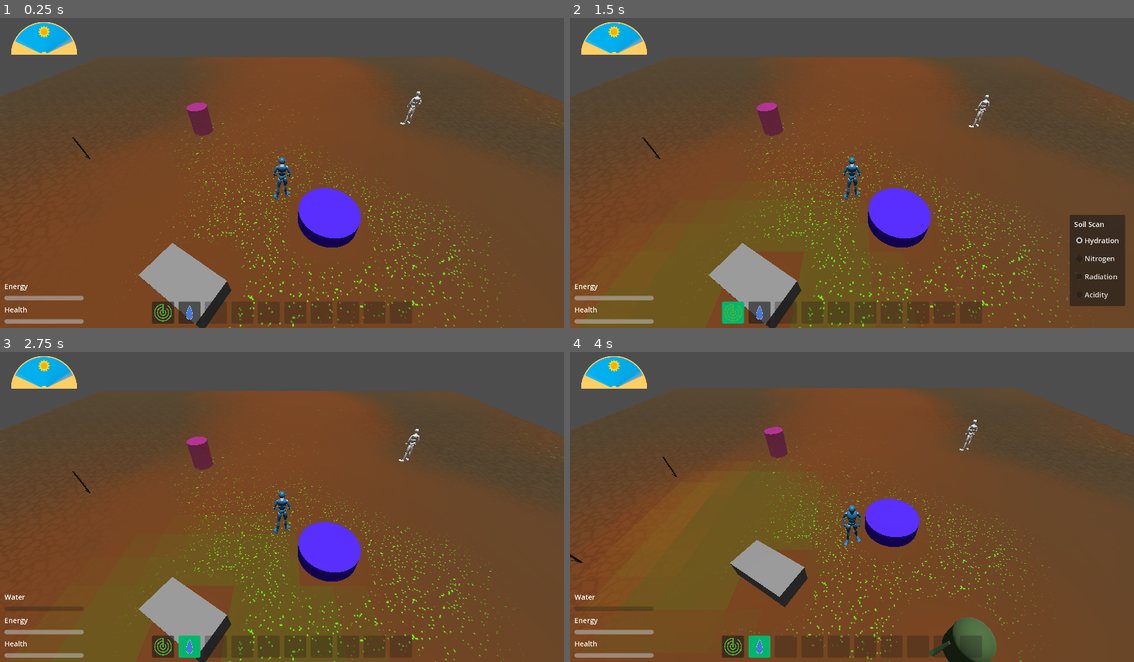
Above: before the commit, frames 1-4 (two rows, left to right).
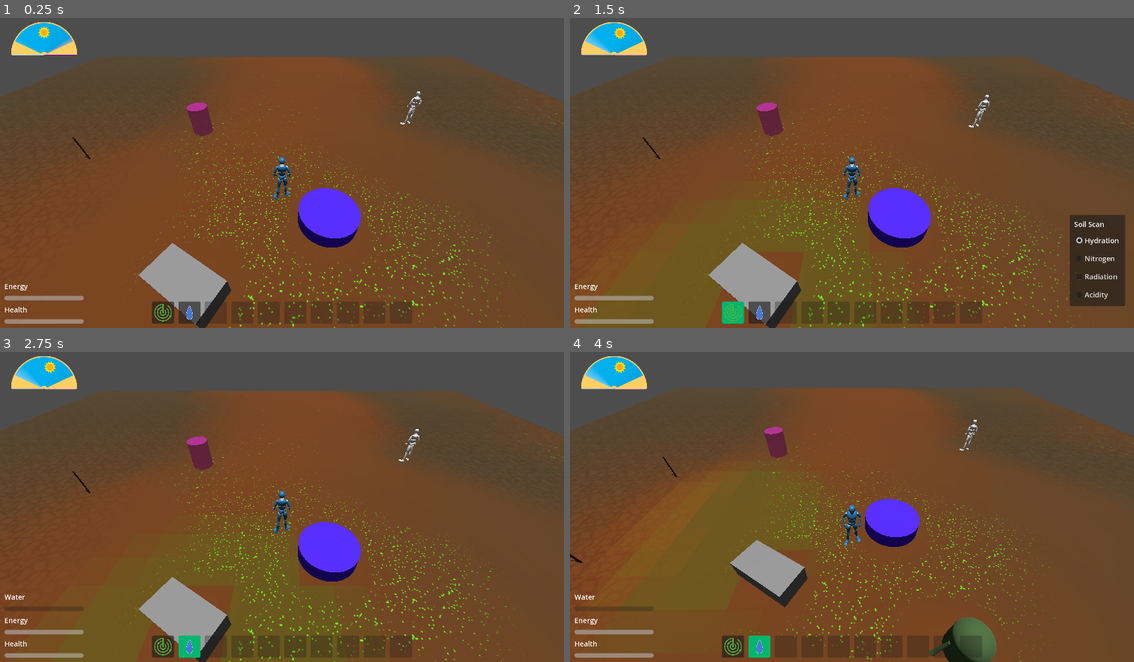
Above: after the commit, the same moments.

Repository: CapsCollective/sunflower
Game: Godot game, scene res://assets/common/scenes/game_world.tscn
Two runs of this game, one before a commit and one after it. Both use one fixed random seed, a clock stepped at 60 frames per second and the inputs below.
Inputs (mouse positions are in pixels of both pictures, inside the frame that each line leads up to):
- Up to frame 1 (0.25 s): no input
- Up to frame 2 (1.5 s): click (615, 39) at 0.52 s; click (733, 312) at 1.25 s
- Up to frame 3 (2.75 s): click (191, 646) at 2.02 s
- Up to frame 4 (4 s): tap Enter at 2.75 s; move the mouse to (976, 488) at 2.77 s; press the mouse at (976, 488) at 2.78 s; hold D (move_right) 2.78-3.53 s; tap Space at 3.5 s; move the mouse to (739, 519) at 3.52 s; release the mouse at (739, 519) at 3.53 s; hold S (move_back) from 3.53 s (still down); click (739, 519) at 3.6 s

The runs differ from the first frame. In frame 1, less than 0.1% of the frame differs, in the area x 2-14%, y 1-13%; in frame 2, 0.3%; in frame 3, 0.3%; in frame 4, 0.3%.

Commit message:
Fix crop decay logic

Diff:
--- a/assets/actions/scripts/character_action_harvest_crop.gd
+++ b/assets/actions/scripts/character_action_harvest_crop.gd
@@ -10,13 +10,15 @@
 	var cell = crop_to_harvest.grid_cell
 	var seed_id = crops[cell].seed_id
 	var crop_details = GameManager.crops_dt.get_row(seed_id)
-	if not GameManager.is_crop_dead(GameManager.current_zone.id, cell) or seed_id == "weed":
+	if not GameManager.is_crop_dead(GameManager.current_zone.id, cell):
 		if GameManager.items_dt.has(seed_id):
-			GameManager.change_item_count(seed_id, RandomNumberGenerator.new().randi_range(1,2))
+			GameManager.change_item_count(seed_id, RandomNumberGenerator.new().randi_range(1,3))
 		if GameManager.items_dt.has(crop_details.crop_id):
 			GameManager.change_item_count(crop_details.crop_id, 1)
-	elif GameManager.items_dt.has(seed_id) and GameManager.get_item_count(seed_id) <= 2:
-		GameManager.change_item_count(seed_id, 1)
+	else:
+		GameManager.change_item_count("organic_waste", 1)
+		if GameManager.items_dt.has(seed_id) and GameManager.get_item_count(seed_id) <= 2:
+			GameManager.change_item_count(seed_id, 1)
 	crops.erase(cell)
 	crop_to_harvest.queue_free()
 	GameManager.change_energy(-5)
--- a/assets/common/scripts/game_manager.gd
+++ b/assets/common/scripts/game_manager.gd
@@ -7,7 +7,7 @@
 signal inventory_updated(item_id: String, value: int)
 signal hotbar_updated
 signal item_selected(item_id: String)
-signal scanner_attr_updated(attr: GameManager.SoilAttr)
+signal scanner_attr_updated(attr: SoilAttr)
 signal cell_hovered(cell: Vector2i)
 signal water_changed
 signal health_changed
@@ -171,21 +171,22 @@
 			var crop_entry = get_crops_in_zone(zone_id)[crop_cell]
 			var crop_details: CropConfigRow = crops_dt.get_row(crop_entry.seed_id)
 			if crop_entry.health == 0:
-				if crop_entry.seed_id == "weed" && RandomNumberGenerator.new().randf() < 0.02:
-					decay_crop(crop_cell)
+				var can_decay = crop_entry.seed_id == "weed" or GameManager.get_item_count(crop_entry.seed_id) > 2
+				if can_decay && RandomNumberGenerator.new().randf() < 0.05:
+					remove_crop(crop_cell, zone_id)
 					update_grid_attribute(zone_id, crop_cell, SoilAttr.NITROGEN, 0.2, 5)
-				continue
-			var health = get_crop_health(zone_id, crop_cell, crop_entry.seed_id)
-			crop_entry.days_planted += 1
-			if health <= crop_min_health:
-				crop_entry.health = 0
-				crop_entry.growth = 0
 			else:
-				crop_entry.health = lerpf(crop_entry.health, health, 0.5)
-				crop_entry.growth += health
-				for attr in crop_details.attributes:
-					if attr.change != 0:
-						update_grid_attribute(zone_id, crop_cell, attr.attribute, attr.change, crop_details.effect_radius, crop_details.planting_radius / crop_details.effect_radius)
+				var health = get_crop_health(zone_id, crop_cell, crop_entry.seed_id)
+				crop_entry.days_planted += 1
+				if health <= crop_min_health:
+					crop_entry.health = 0
+					crop_entry.growth = 0
+				else:
+					crop_entry.health = lerpf(crop_entry.health, health, 0.5)
+					crop_entry.growth += health
+					for attr in crop_details.attributes:
+						if attr.change != 0:
+							update_grid_attribute(zone_id, crop_cell, attr.attribute, attr.change, crop_details.effect_radius, crop_details.planting_radius / crop_details.effect_radius)
 
 func plant_weeds():
 	for zone_id in Savegame.zones.soil_attrs:
@@ -222,9 +223,11 @@
 	}
 	spawn_crop_at_cell(cell)
 
-func decay_crop(cell: Vector2i, zone_id: String = current_zone.id):
+func remove_crop(cell: Vector2i, zone_id: String = current_zone.id):
+	var crop = current_zone.crops.get(cell)
+	get_crops_in_zone(zone_id).erase(cell)
 	current_zone.crops[cell].queue_free()
-	get_crops_in_zone(zone_id).erase(cell)
+	grid_updated.emit()
 
 func spawn_crop_at_cell(cell: Vector2i):
 	var crop: Crop = crop_scn.instantiate()
--- a/assets/debug/game/scripts/debug_section_game.gd
+++ b/assets/debug/game/scripts/debug_section_game.gd
@@ -49,7 +49,7 @@
 	GameManager.save_initial_zone_layout()
 
 func on_next_day_button_up():
-	GameManager.increment_day()
+	GameManager.increment_time()
 
 func on_attribute_selected(attr: GameManager.SoilAttr):
 	selected_attribute = attr
--- a/assets/menus/scenes/player_hud.tscn
+++ b/assets/menus/scenes/player_hud.tscn
@@ -1,11 +1,10 @@
-[gd_scene load_steps=7 format=3 uid="uid://b1eddmp0qt12t"]
+[gd_scene load_steps=6 format=3 uid="uid://b1eddmp0qt12t"]
 
 [ext_resource type="PackedScene" uid="uid://mv31dkpkfdb" path="res://assets/menus/scenes/hotbar.tscn" id="1_bghna"]
 [ext_resource type="PackedScene" uid="uid://bj6javk6ub3tq" path="res://assets/menus/scenes/scanner_controls.tscn" id="2_c2pri"]
 [ext_resource type="PackedScene" uid="uid://dsodb8bhdolfr" path="res://assets/menus/scenes/crop_details.tscn" id="3_60gx5"]
 [ext_resource type="PackedScene" uid="uid://2s8vqgu0tbln" path="res://assets/menus/scenes/player_meters.tscn" id="4_akrye"]
 [ext_resource type="PackedScene" uid="uid://cmtw0c28ytip4" path="res://assets/menus/scenes/time_dial.tscn" id="5_2hja6"]
-[ext_resource type="Script" path="res://assets/menus/scripts/time_dial.gd" id="6_m3v60"]
 
 [node name="Control" type="Control"]
 layout_mode = 3
@@ -44,4 +43,3 @@
 offset_top = 25.0
 offset_right = 175.0
 offset_bottom = 100.0
-script = ExtResource("6_m3v60")
--- a/assets/menus/scenes/time_dial.tscn
+++ b/assets/menus/scenes/time_dial.tscn
@@ -1,18 +1,42 @@
-[gd_scene load_steps=3 format=3 uid="uid://cmtw0c28ytip4"]
+[gd_scene load_steps=7 format=3 uid="uid://cmtw0c28ytip4"]
 
 [ext_resource type="Texture2D" uid="uid://ctx1tbe1o5t58" path="res://assets/content/time_dial/dial_disc.svg" id="1_alq0f"]
+[ext_resource type="Script" path="res://assets/menus/scripts/time_dial.gd" id="1_prv1w"]
 [ext_resource type="Texture2D" uid="uid://dlaxmfkrbxf8t" path="res://assets/content/time_dial/dial_frame.svg" id="2_eg5je"]
 
-[node name="TimeDial" type="ColorRect"]
-clip_children = 1
+[sub_resource type="StyleBoxEmpty" id="StyleBoxEmpty_gsmwr"]
+content_margin_left = 0.0
+content_margin_top = 0.0
+content_margin_right = 0.0
+content_margin_bottom = 0.0
+
+[sub_resource type="StyleBoxEmpty" id="StyleBoxEmpty_t5unh"]
+content_margin_left = 0.0
+content_margin_top = 0.0
+content_margin_right = 0.0
+content_margin_bottom = 0.0
+
+[sub_resource type="StyleBoxEmpty" id="StyleBoxEmpty_1i8dp"]
+content_margin_left = 0.0
+content_margin_top = 0.0
+content_margin_right = 0.0
+content_margin_bottom = 0.0
+
+[node name="Button" type="Button"]
+clip_contents = true
 offset_right = 150.0
 offset_bottom = 75.0
+theme_override_constants/icon_max_width = 150
+theme_override_icons/icon = ExtResource("2_eg5je")
+theme_override_styles/hover = SubResource("StyleBoxEmpty_gsmwr")
+theme_override_styles/pressed = SubResource("StyleBoxEmpty_t5unh")
+theme_override_styles/normal = SubResource("StyleBoxEmpty_1i8dp")
+script = ExtResource("1_prv1w")
 
 [node name="DialDisc" type="Sprite2D" parent="."]
 unique_name_in_owner = true
 position = Vector2(75, 75)
-rotation = 6.28319
-scale = Vector2(0.5, 0.5)
+scale = Vector2(0.49, 0.49)
 texture = ExtResource("1_alq0f")
 
 [node name="DialFrame" type="Sprite2D" parent="."]
--- a/assets/menus/scripts/time_dial.gd
+++ b/assets/menus/scripts/time_dial.gd
@@ -1,11 +1,14 @@
-extends ColorRect
+extends Button
 
 @onready var dial_disc: Sprite2D = %DialDisc
 
 func _ready() -> void:
 	GameManager.time_incremented.connect(on_time_tick)
 	on_time_tick()
+	pressed.connect(on_click)
 
 func on_time_tick() -> void:
 	dial_disc.rotation_degrees = Savegame.player.time * 15
-	pass
+
+func on_click():
+	GameManager.increment_time()
